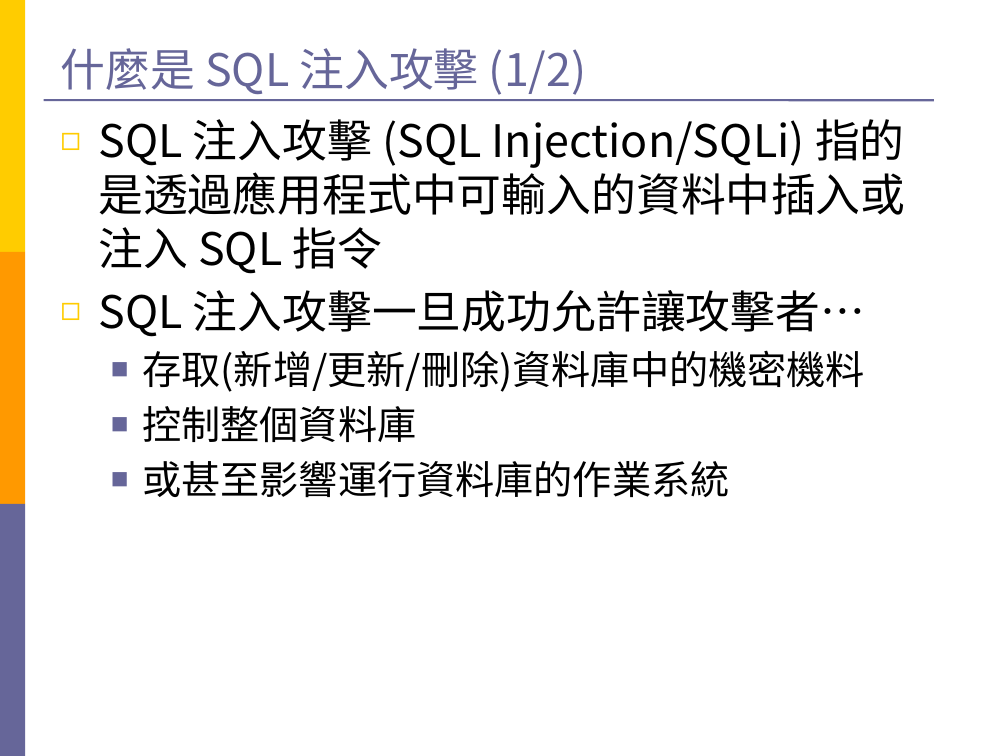
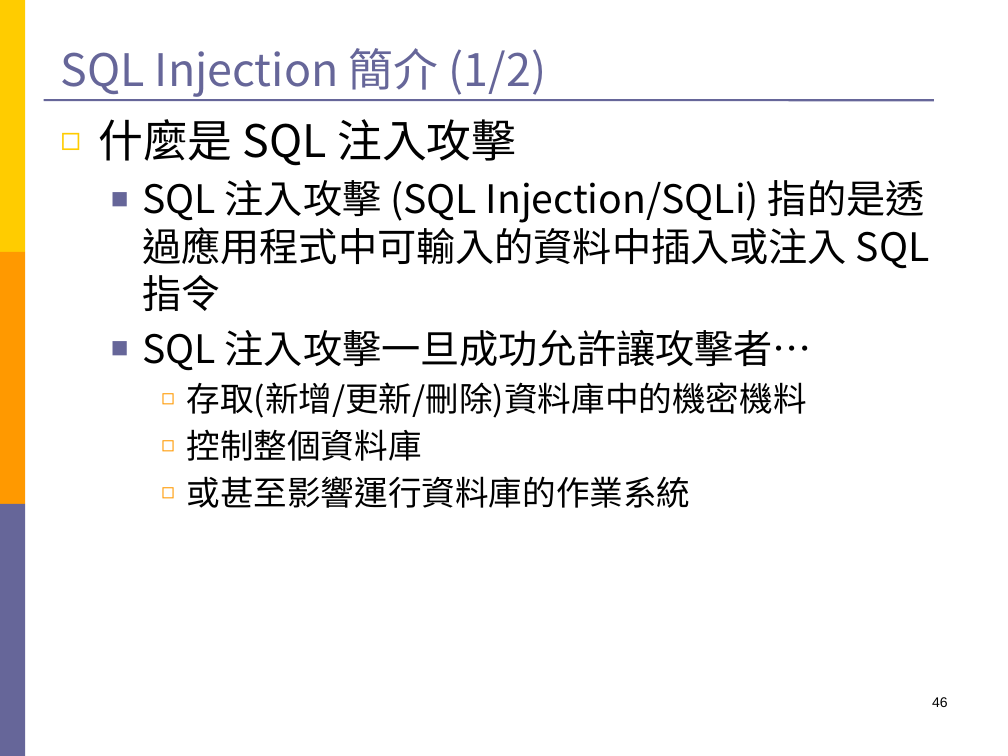
Before and after one commit to Still34/nodejs-security-course, a slide deck: slide 46 of export/nodejs-master-file.pptx (slide 56 before the commit). Drawn at 1008x756 pixels with LibreOffice and Linux fonts; fonts in the diff are those of the drawing. Boxes give left, top, right and bottom in pixels: in the first picture for what was removed or moved away, otherwise in the second. Text is boxed around its words. In the diff, an @@ line names an element or a change of style, - is before the commit and + after.

```diff
--- a/export/nodejs-master-file.pptx
+++ b/export/nodejs-master-file.pptx
@@ title at (60,48,547,97): text changed @@
-什麼是 SQL 注入攻擊 (1/2)
+SQL Injection 簡介 (1/2)
@@ text at (98,119,516,166): paragraph added @@
+◻ 什麼是 SQL 注入攻擊
@@ text at (142,180,930,508): size 32 to 28 pt in "SQL 注入攻擊 (SQL Injection/SQLi) 指的是透過應用程式中可輸入的資料中插入或注入 SQL 指令", "SQL 注入攻擊一旦成功允許讓攻擊者…"; size 28 to 24 pt in "存取(新增/更新/刪除)資料庫中的機密機料", "控制整個資料庫", "或甚至影響運行資料庫的作業系統"; bullet ◻ to ■; list level 1 to 2 in "SQL 注入攻擊 (SQL Injection/SQLi) 指的是透過應用程式中可輸入的資料中插入或注入 ..."; bullet colour #FFCC00 to #666699; list level 1 to 2 in "SQL 注入攻擊一旦成功允許讓攻擊者…"; bullet ■ to ◻; list level 2 to 3 in "存取(新增/更新/刪除)資料庫中的機密機料"; bullet colour #666699 to #FF9900; list level 2 to 3 in "控制整個資料庫"; list level 2 to 3 in "或甚至影響運行資料庫的作業系統" @@
@@ page number added at (932,697,948,707), 10 pt, text #000000 @@
+46
```
Also in this commit, not shown: 57 other slides changed, 4 slides added, 15 slides removed.
